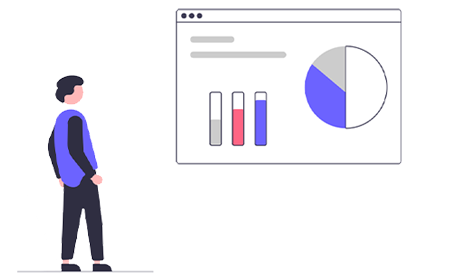
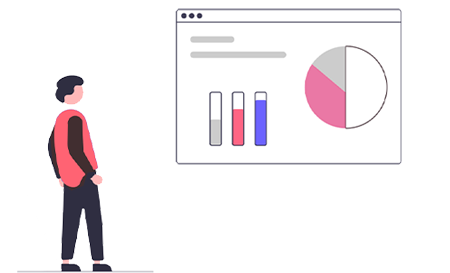
The second 450x273 image is a revision of the first. Changes to its layers:
added group "Financeira copy" with 4 layers above "Financeira" over bbox(50, 45, 388, 191)
added layer "Layer 10" in group "Financeira copy" over bbox(304, 45, 388, 130)
added layer "Layer 6" (1st of 2, in "Financeira copy") in group "Financeira copy" over bbox(304, 45, 388, 130)
added layer "Layer 7" (1st of 2, in "Financeira copy") in group "Financeira copy" over bbox(50, 108, 98, 191)
added layer "Layer 1" (1st of 2, in "Financeira copy") in group "Financeira copy" over bbox(50, 108, 98, 191)
hid group "Financeira" (3 layers) over bbox(50, 45, 388, 191)
